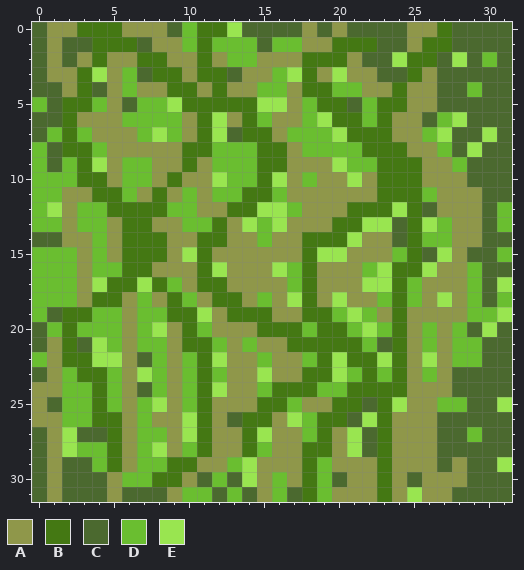
Pixel-art file -- sprites/background/background_editable/lianas.ase. Above is the file before it was changed.
32x32 pixels, 1 frame.
Palette (. is transparent): A #8f974a  B #447813  C #4b692f  D #6abe30  E #99e550
Pixels before, first column x 0:
 0 CAABBBAAACDBBECCCCACACCCCAABCCCC
 1 CACCBBBCAADBDDDCDDAABBBCCABBCCCC
 2 CACABAABBAABADDAAABBBACCEBBCECDC
 3 CAABEADCBBABBCAADEBAEAACCBACCCCC
 4 CCABCADAABBABAADDABBDDAABAACCDCC
 5 DCBBDACDDEBBBBBEEADBBCDBBAACCCCC
 6 CCBAAADDDDABEABDAADEBBDBAACDECCC
 7 CDBDAAADEDABECBBADDDEBBBAADECCEC
 8 DCBBDAAAAABBDDDBBADDDDBBBAADCECC
 9 DCDBEADDAABADDDBBAAAEDDBBBAADCCC
10 DDDBBADDABAAEDDBEADAAEABBBAAACCC
11 DDAABBDABADADDBBDAAAAAABBBDAAACC
12 DEADDBBBBDDAABBEEDAAABBBEBCAAACD
13 DDADDABBAADDBAEDEAAABBEECBEDAACD
14 CCAADABBBAABBAADAABBBEAACBDDAACC
15 DDDADABBBAEBAAAAAABEEAAADBCEACCD
16 DDDADDBBAAABEAAAEDBAAADEBBEAADCC
17 DDDAEBBEBDABBAAAADBAAAEEBDAAADCE
18 DDDABBADABDABBADAEBAEAADBDAEADCD
19 DCBBDDADDBBEABBBAABBDEDABAAAADDE
20 CDBDDDADEABDAAABBBDBBDEDBADADCEC
21 CABCEDADDABBDADAABBBBBDCBADADDCC
22 DABBEEACDADBEAADAADBEBBEBAEADDCC
23 CADBBDAEDADBDAAEAABBEDBDBADACCCC
24 AADDBDACDADBEAADBBBDDBBBBAAACCCC
25 ACDDBDADEADBAAABBDAABBCBEAADDCCE
26 AADDBBADAAEBACBBAEDBBCEBAAACCCCC
27 CAECCBADDAEBAABEAADBAECBAAACCDCC
28 CAEDDBADEADBAABDAABBAECBAAACCCCC
29 CACCDBADDBBAADEAAABDAAABAAACACCE
30 CACCCADDBBACDCEADABDCAABACAAACCC
31 CACCCACCCADDCDCADCBDAAABAEAACCCC
And afterwards:
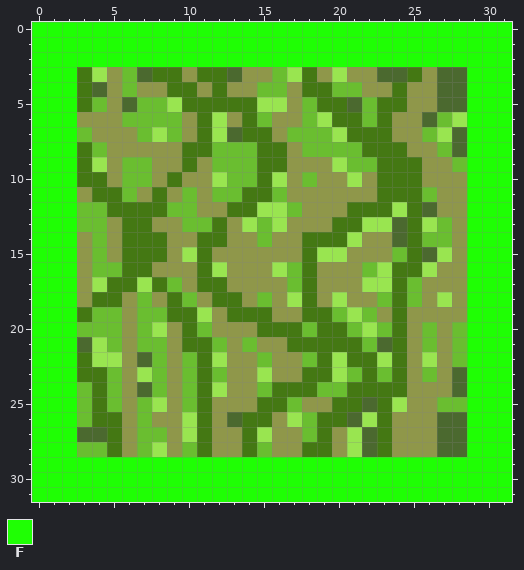
Colours new in this view: F #1fff04
Change:
layer "Layer 1" added
Changed rows in their new state; - is an unchanged pixel.
Layer "Layer 1":
first column x 0:
 0 FFFFFFFFFFFFFFFFFFFFFFFFFFFFFFFF
 1 FFFFFFFFFFFFFFFFFFFFFFFFFFFFFFFF
 2 FFFFFFFFFFFFFFFFFFFFFFFFFFFFFFFF
 3 FFF--------------------------FFF
 4 FFF--------------------------FFF
 5 FFF--------------------------FFF
 6 FFF--------------------------FFF
 7 FFF--------------------------FFF
 8 FFF--------------------------FFF
 9 FFF--------------------------FFF
10 FFF--------------------------FFF
11 FFF--------------------------FFF
12 FFF--------------------------FFF
13 FFF--------------------------FFF
14 FFF--------------------------FFF
15 FFF--------------------------FFF
16 FFF--------------------------FFF
17 FFF--------------------------FFF
18 FFF--------------------------FFF
19 FFF--------------------------FFF
20 FFF--------------------------FFF
21 FFF--------------------------FFF
22 FFF--------------------------FFF
23 FFF--------------------------FFF
24 FFF--------------------------FFF
25 FFF--------------------------FFF
26 FFF--------------------------FFF
27 FFF--------------------------FFF
28 FFF--------------------------FFF
29 FFFFFFFFFFFFFFFFFFFFFFFFFFFFFFFF
30 FFFFFFFFFFFFFFFFFFFFFFFFFFFFFFFF
31 FFFFFFFFFFFFFFFFFFFFFFFFFFFFFFFF
Pixel boxes of the changes (left, top, right, bottom) in both pictures:
changed: (32, 22, 512, 502)
